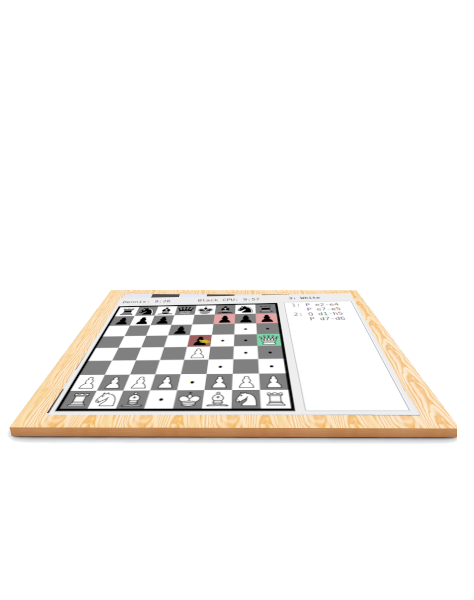
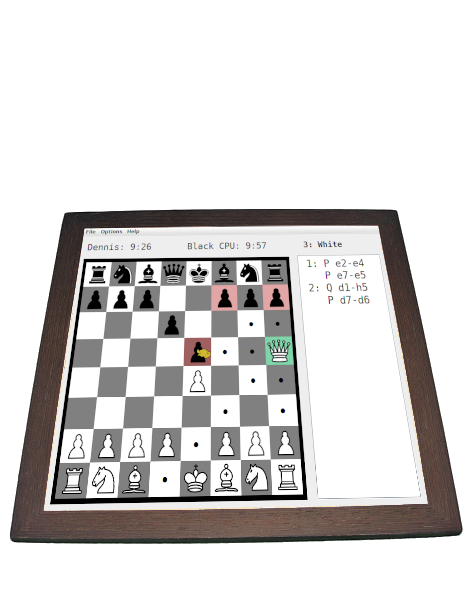
Comparing the layer stacks of the two 474px x 600px images. Changes:
painted on "Board", masked it over (x1=7, y1=209, x2=463, y2=544)
added layer "Chess" above "Chess backdrop" over (x1=43, y1=214, x2=428, y2=512)
added layer "Chess backdrop" above "Chess Original" over (x1=44, y1=226, x2=427, y2=511)
